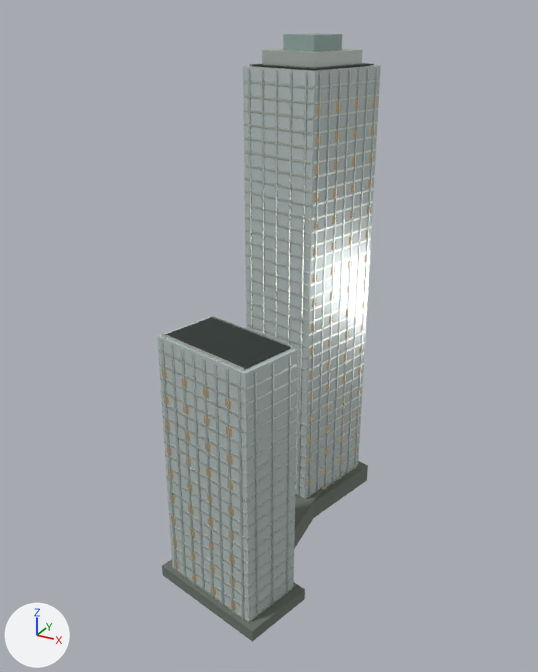
One commit to the glTF model landmarks/assets/aerospace-plaza.glb: the scene before it, then after it.
Before and after are seen from a camera (50 mm lens) standing at (155.0, -285.0, 256.0) and looking at (-1.0, -1.0, 114.0). The axes (+X, +Y, +Z) are drawn at lower left. The lights are the same throughout. The older version comes first.

In view in the first picture: 'crown_screen', 'crown_step', 'envelope', 'fins', 'floor_bands', 'night_windows', 'parapet', 'podium', 'podium_link', 'roof_deck'.
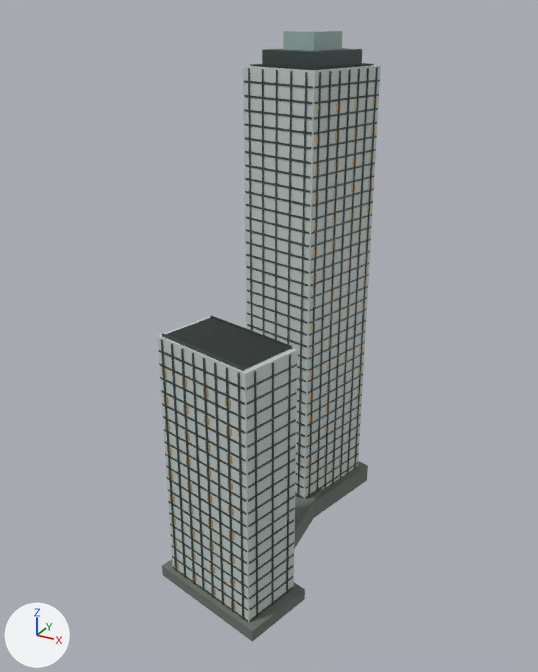
The change, as a diff of the scene's bpy script:
```diff
--- a/landmarks/assets/aerospace-plaza.glb.py
+++ b/landmarks/assets/aerospace-plaza.glb.py
@@ mat_glass @@
 mat_glass.metallic = 0.22
-mat_glass.roughness = 0.16
+mat_glass.roughness = 0.58
@@ mat_metal @@
 mat_metal = principled_material('metal')
-mat_metal.base_color = (0.665, 0.723, 0.672)  # light grey #d5ddd6
+mat_metal.base_color = (0.0685, 0.0908, 0.0844)  # dark grey #4a5552
 mat_metal.metallic = 0.72
-mat_metal.roughness = 0.28
+mat_metal.roughness = 0.48
```

What differs and where, as boxes [x1, y1, x2, y2] in the pictures (538 x 672 px):
'envelope', surface changed: [158, 65, 381, 622] in both
'fins', recoloured, surface changed: [161, 67, 378, 620] in both
'floor_bands', recoloured, surface changed: [159, 79, 380, 622] in both
'crown_step', recoloured, surface changed (light grey to dark grey): [262, 49, 362, 68] in both
'parapet', recoloured, surface changed: [162, 315, 292, 371] in both
